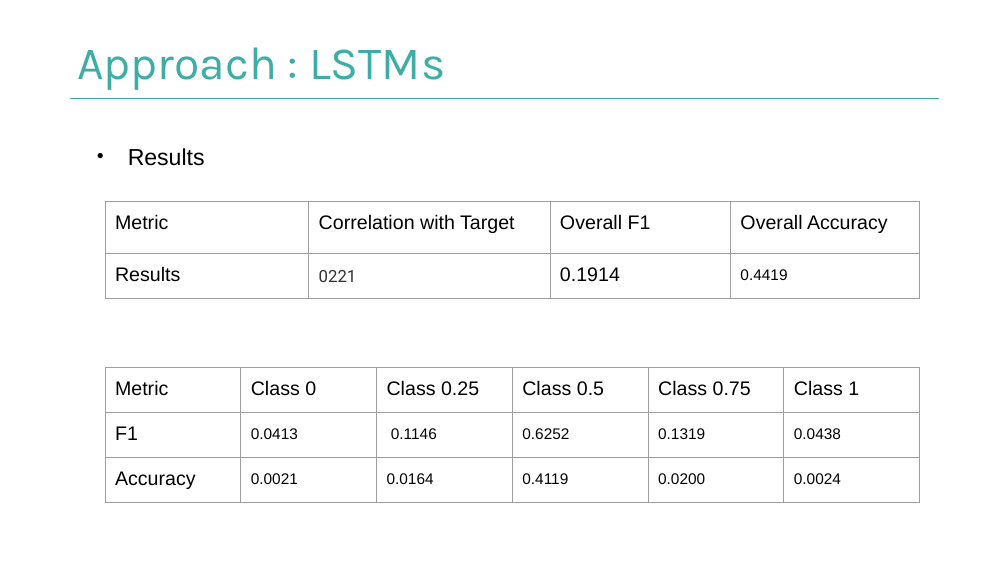
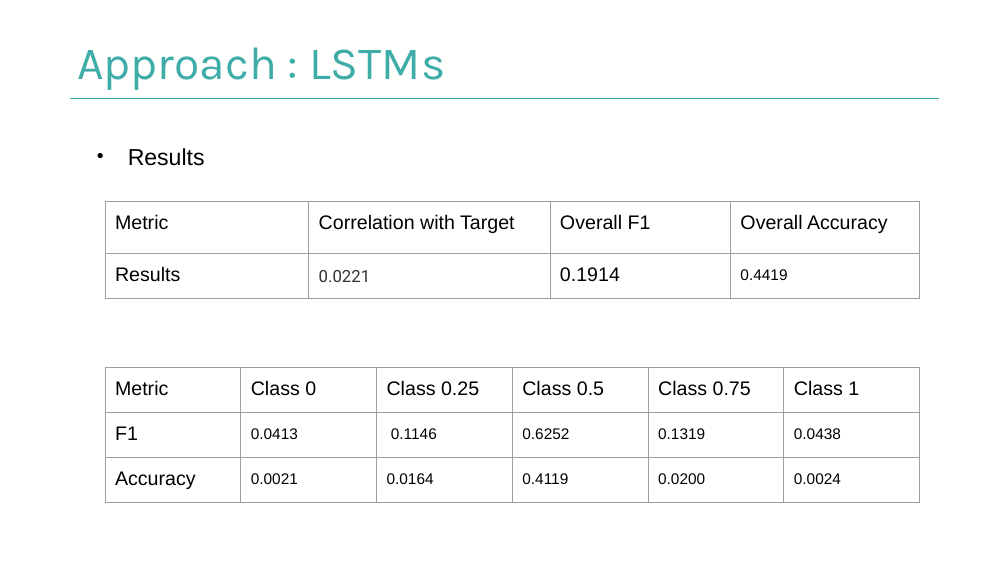
Before and after one commit to parthivdholaria/NumerAi-crowd-sourced-hedge-fund-datascience-Competition, a slide deck: slide 10 of Report.pptx. Drawn at 1008x567 pixels with LibreOffice and Linux fonts; fonts in the diff are those of the drawing; background and template pictures are left out. Boxes give left, top, right and bottom in pixels: in the first picture for what was removed or moved away, otherwise in the second. Text is boxed around its words. In the diff, an @@ line names an element or a change of style, - is before the commit and + after.

```diff
--- a/Report.pptx
+++ b/Report.pptx
@@ table at (105, 202, 919, 532) @@
-row 2, column 2: 0221
+row 2, column 2: 0.0221
```
Also in this commit, not shown: 1 other slide changed, 1 slide added.
